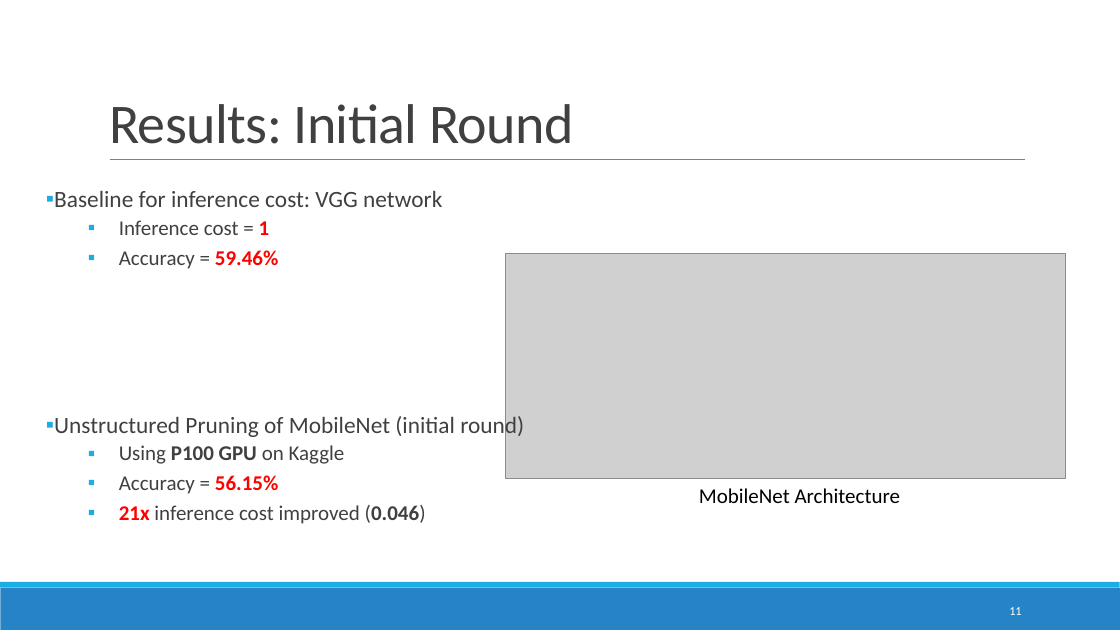
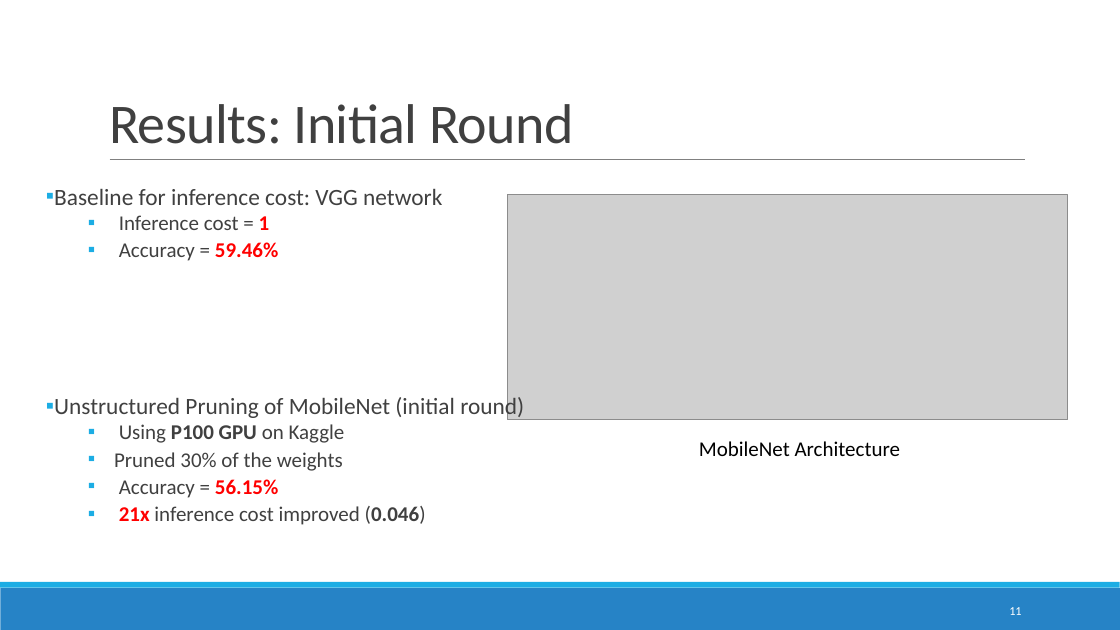
Before and after one commit to ITU-AI-ML-in-5G-Challenge/ITU-ML5G-PS-007-Aaronica, a slide deck: slide 11 of Presentation/GrandFinale.pptx. Drawn at 1120x630 pixels with LibreOffice and Linux fonts; fonts in the diff are those of the drawing; grey boxes stand for pictures. Boxes give left, top, right and bottom in pixels: in the first picture for what was removed or moved away, otherwise in the second. Text is boxed around its words. In the diff, an @@ line names an element or a change of style, - is before the commit and + after.

```diff
--- a/Presentation/GrandFinale.pptx
+++ b/Presentation/GrandFinale.pptx
@@ text at <box>54,189,524,525</box>: line spacing 0.9 to 0.8 @@
@@ picture: place and size @@
-picture at <box>506,253,1066,478</box>
+picture at <box>507,195,1068,420</box>
@@ text "MobileNet Architecture": place and size @@
-text "MobileNet Architecture" at <box>699,488,900,503</box>
+text "MobileNet Architecture" at <box>699,441,900,456</box>
@@ text at <box>114,452,343,471</box>: paragraph added @@
+  ▪ Pruned 30% of the weights
```
Also in this commit, not shown: 12 other slides changed, 2 other files.
